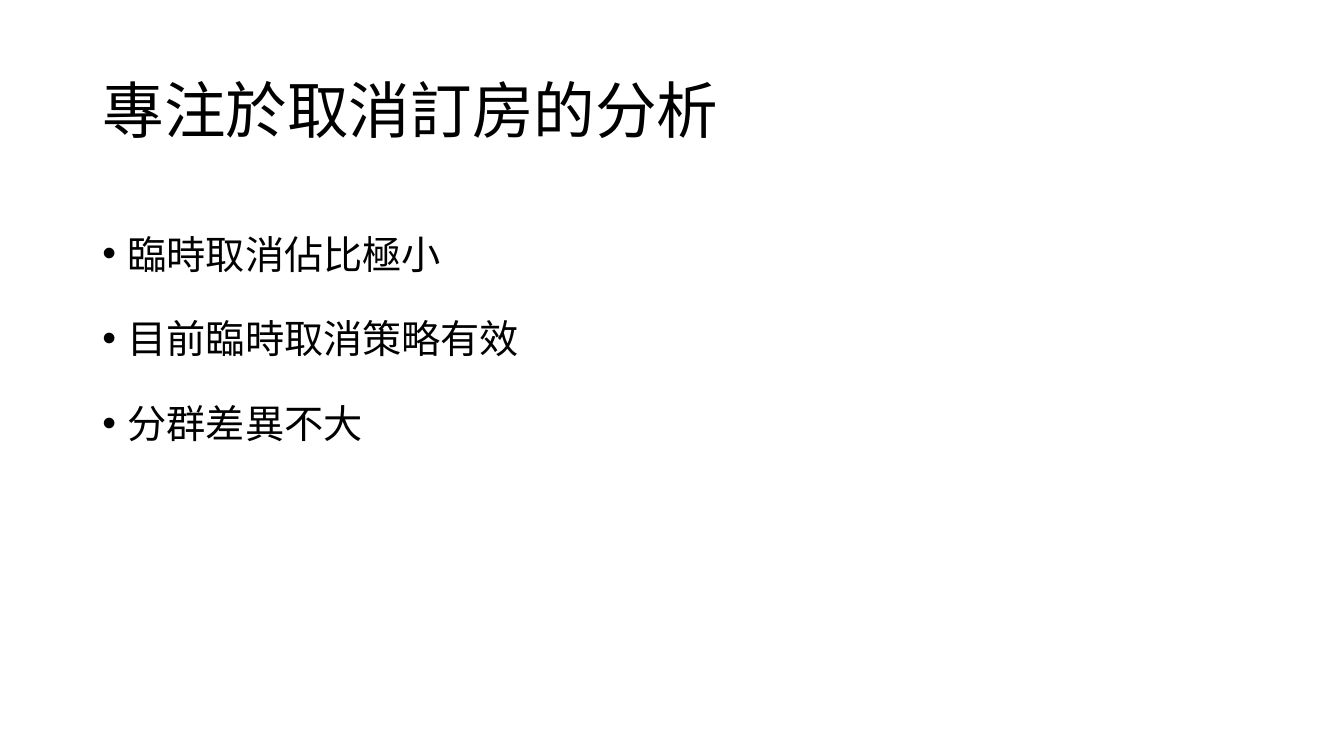
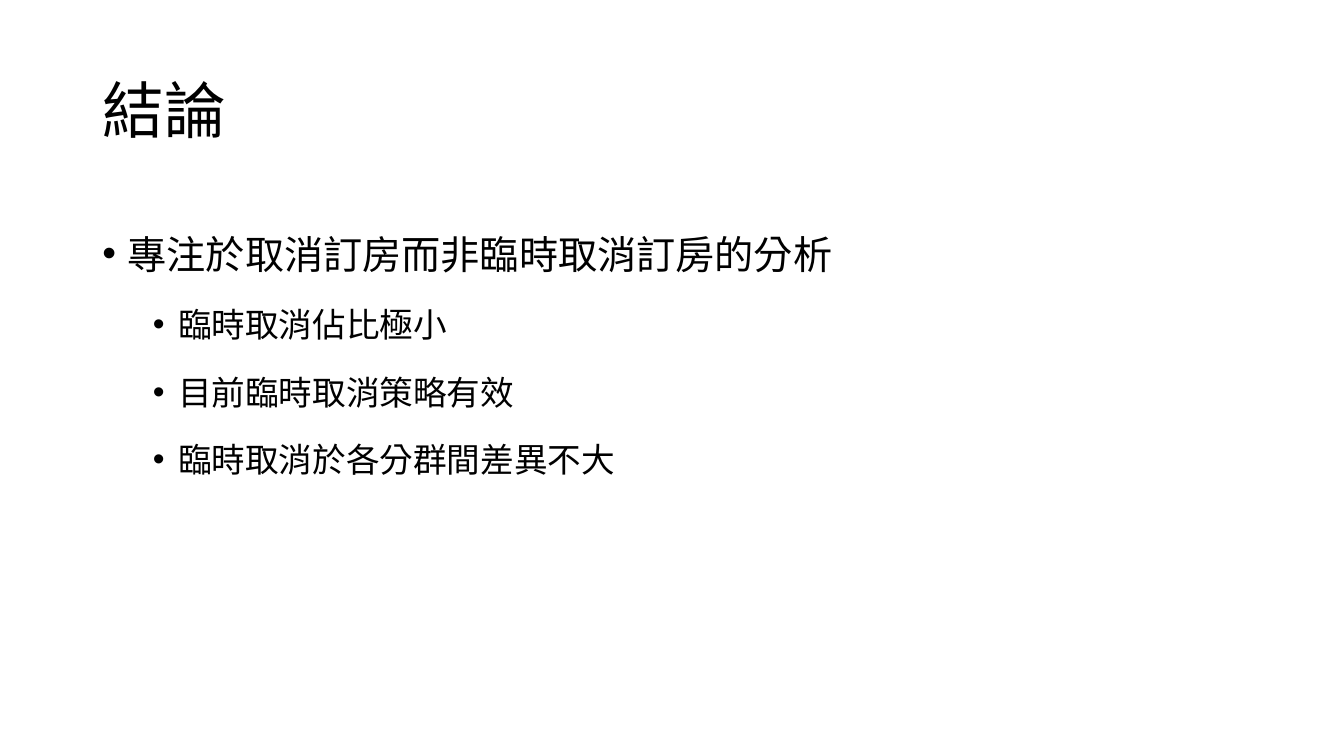
Before and after one commit to William-07/GHR_Analysis, a slide deck: slide 16 of Report/Global Hotels and Resorts Revenue Analysis - Cancellation Analysis.pptx (slide 15 before the commit). Drawn at 1344x756 pixels with LibreOffice and Linux fonts; fonts in the diff are those of the drawing. Boxes give left, top, right and bottom in pixels: in the first picture for what was removed or moved away, otherwise in the second. Text is boxed around its words. In the diff, an @@ line names an element or a change of style, - is before the commit and + after.

```diff
--- a/Report/Global Hotels and Resorts Revenue Analysis - Cancellation Analysis.pptx
+++ b/Report/Global Hotels and Resorts Revenue Analysis - Cancellation Analysis.pptx
@@ title at <box>102,81,225,139</box>: text changed; font Calibri to Noto Sans CJK TC @@
-專注於取消訂房的分析
+結論
@@ text at <box>128,236,833,273</box>: paragraph added @@
+• 專注於取消訂房而非臨時取消訂房的分析
@@ text at <box>178,308,514,408</box>: size 28 to 24 pt, font Calibri to Noto Sans CJK TC in "臨時取消佔比極小", "目前臨時取消策略有效"; list level 1 to 2 in "臨時取消佔比極小"; list level 1 to 2 in "目前臨時取消策略有效" @@
@@ text at <box>178,443,615,475</box>: text changed; size 28 to 24 pt; font Calibri to Noto Sans CJK TC @@
-• 分群差異不大
+  • 臨時取消於各分群間差異不大
```
Also in this commit, not shown: 13 other slides changed, 1 slide added, 1 slide removed.
